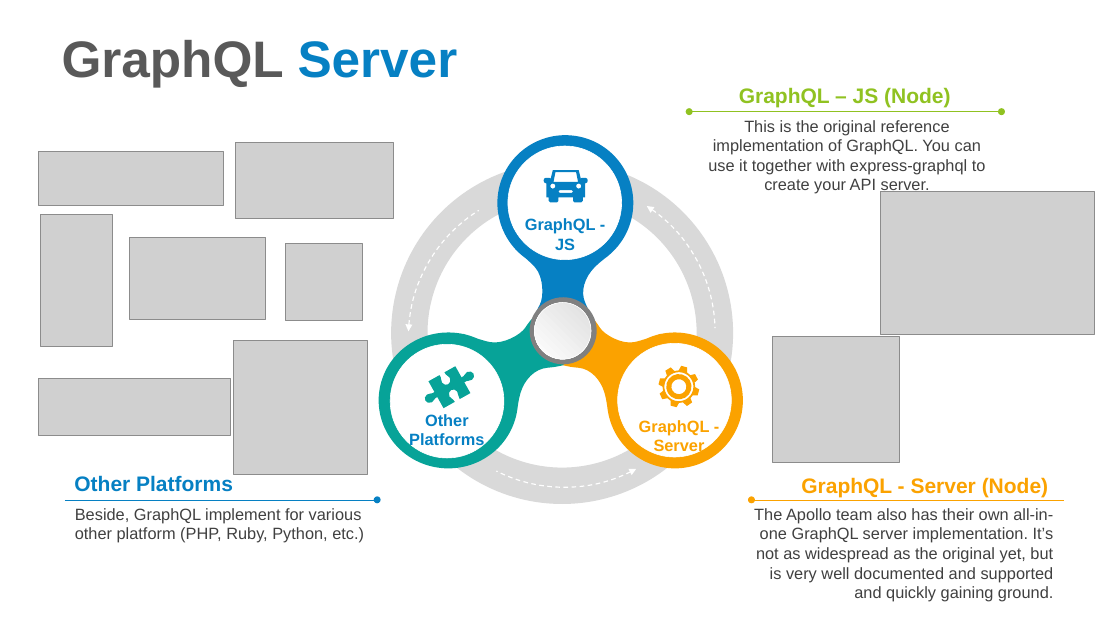
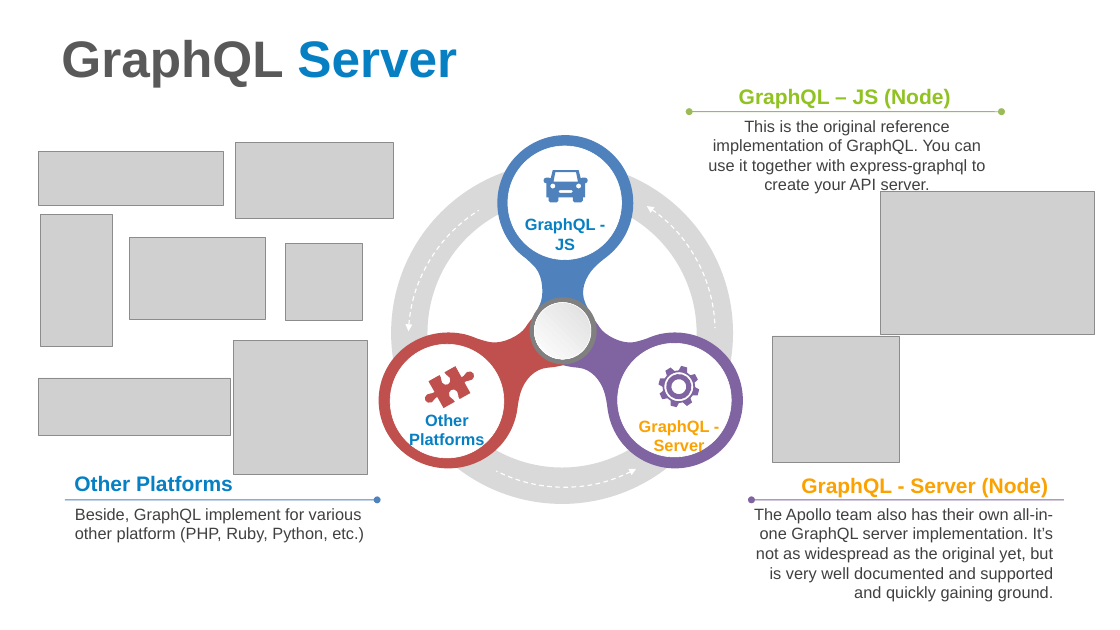
Before and after one commit to thanhlongvl/sportdemo, a slide deck: slide 27 of thuyettrinhgfinal_1.pptx. Drawn at 1120x630 pixels with LibreOffice and Linux fonts; fonts in the diff are those of the drawing; grey boxes stand for pictures. Boxes give left, top, right and bottom in pixels: in the first picture for what was removed or moved away, otherwise in the second. Text is boxed around its words. In the diff, an @@ line names an element or a change of style, - is before the commit and + after.

```diff
--- a/thuyettrinhgfinal_1.pptx
+++ b/thuyettrinhgfinal_1.pptx
@@ freeform shape at box(453, 98, 688, 343): fill #0680C3 to #4F81BD @@
@@ double arrow (689, 112) - (1002, 112): stroke #90C221 0.5 pt to #9BBB59 0.75 pt @@
@@ outline #FFFFFF 1 pt dashed to #FFFFFF 0.99 pt in 3 elements at box(415, 182, 715, 482), box(353, 132, 764, 543), box(361, 134, 767, 540) @@
@@ freeform shape at box(544, 171, 587, 202): fill #0680C3 to #4F81BD @@
@@ freeform shape at box(370, 315, 564, 477): fill #07A398 to #C0504D; outline redrawn @@
@@ outline #FFFFFF 0.5 pt to #FFFFFF 0.51 pt in 4 elements at box(508, 146, 622, 260), box(618, 344, 731, 457), box(391, 344, 504, 458), box(534, 302, 591, 359) @@
@@ freeform shape at box(563, 315, 753, 477): fill #FBA200 to #8064A2 @@
@@ freeform shape at box(418, 360, 482, 414): fill #07A398 to #C0504D; outline redrawn @@
@@ freeform shape at box(659, 366, 700, 408): fill #FBA200 to #8064A2; outline redrawn @@
@@ arrow (65, 500) - (377, 500): stroke #0680C3 0.5 pt to #4F81BD 0.75 pt @@
@@ arrow (752, 500) - (1064, 500): stroke #FBA200 0.5 pt to #8064A2 0.75 pt @@
```
Also in this commit, not shown: 24 other slides changed, 1 slide added.
